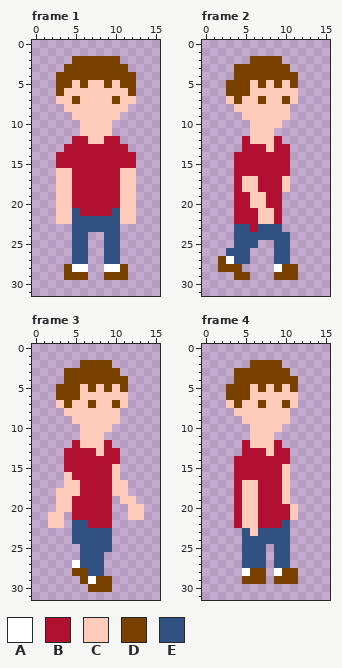
Pixel-art file: games/poco/resources/assets/sprites/player/player.ase. Above: the version before the commit.
16x32 pixels, 13 frames. Shown: frame 1, frame 2, frame 3, frame 4. The commit also changed other frames, which this record leaves out.
Palette (. is transparent): A #ffffff  B #b21030  C #ffcbba  D #794100  E #305182
After:
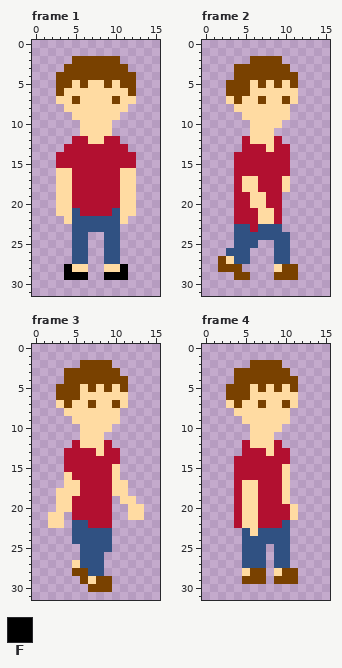
Colours new in this view: F #000000
Diff:
colour C: #ffcbba -> #ffdba2
Changed rows in their new state; - is a pixel that keeps its letter.
Frame 1:
first column x 3:
22 .--------.
first column x 4:
28 FCC--CCF
29 FFF--FFF
Frame 2:
first column x 3:
27 C------
28 ------C
Frame 3:
first column x 5:
27 C--
29 --C
Frame 4:
first column x 5:
28 C---C
